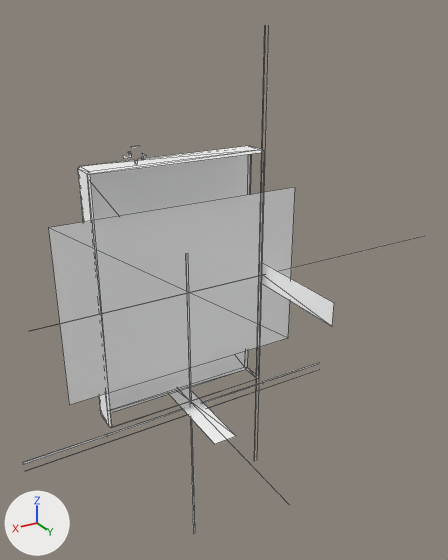
Before and after pictures for a commit that changed the glTF model support-level-3/assets/models/breaker.gltf.
Before and after are seen from a 50 mm lens placed at (1.28, 2.56, 2.76), pointed at (-0.28, -0.05, 1.46). Arrows for +X, +Y and +Z are at lower left; the lights stay in place. The older version comes first. Mesh edges are drawn as thin lines. Vertices at exactly the same position are counted once.

Names of what the first picture shows: 'breaker'.
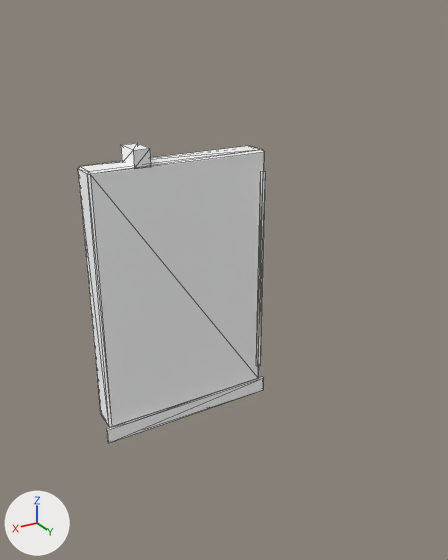
The change, as a diff of the scene's bpy script:
```diff
--- a/support-level-3/assets/models/breaker.gltf.py
+++ b/support-level-3/assets/models/breaker.gltf.py
@@ me_breaker @@
 # used by ob_breaker; location = (0.0, 0.0, 0.0)
 # verts and faces of me_breaker; kept vertices keep their numbers, new ones are numbered from 108
 # before: 24 (0.44, -0.06, 0.85) at pixel (102, 415), 25 (0.44, 0.06, 0.85) at pixel (111, 427), 26 (-0.45, 0.06, 2.14) at pixel (264, 151), 27 (-0.45, -0.06, 2.14) at pixel (251, 147), 28 (-0.45, -0.06, 0.86) at pixel (247, 367)
 # before: 29 (-0.45, 0.06, 0.86) at pixel (258, 376), 30 (-0.44, 0.06, 0.85) at pixel (257, 378), 31 (-0.44, -0.06, 0.85) at pixel (245, 369), 32 (0.44, 0.07, 0.86) at pixel (111, 426), 33 (0.44, 0.07, 2.14) at pixel (90, 174)
 # before: 34 (-0.44, 0.07, 2.14) at pixel (264, 152), 35 (-0.44, 0.07, 0.86) at pixel (258, 378)
-me_breaker.from_pydata(...)  # 108 vertices, 80 faces; spans x -1.64..0.88, y -0.81..0.96, z -0.06..2.71
+me_breaker.from_pydata(...)  # 48 vertices, 80 faces; spans x -0.47..0.47, y -0.07..0.09, z 0.78..2.22
+# me_breaker part 1: a new loose piece, a box spanning x -0.47..0.47, y 0.068..0.083, z 0.78..0.86, in mat_hazard (white #ffffff)
+# me_breaker part 2: a new loose piece, a box spanning x 0.16..0.24, y -0.07..0.07, z 2.14..2.22, in mat_metal_dark (white #ffffff)
+# me_breaker part 3: a new loose piece, a box spanning x -0.44..-0.42, y 0.07..0.09, z 0.95..2.05, in mat_metal_dark (white #ffffff)
+# me_breaker part 4
+faces += [(27, 29, 28), (26, 29, 27), (24, 30, 25), (24, 31, 30), (33, 35, 34), (32, 35, 33)]  # mat_breaker_panel (white #ffffff)
+# other edits to the shape of me_breaker do not show in these pictures
 me_breaker.materials.append(mat_breaker_panel)
```

Changed parts and their boxes (x1, y1, x2, y2) in the pictures (448 x 560 px):
'breaker', reshaped (53% narrower, 41% shorter): before (23, 25, 420, 534); after (78, 143, 266, 443)
part 1 of me_breaker, added: after (106, 376, 264, 443)
part 2 of me_breaker, added: after (121, 143, 151, 169)
part 3 of me_breaker, added: after (256, 171, 266, 367)
part 4 of me_breaker, added: after (90, 152, 264, 427)
